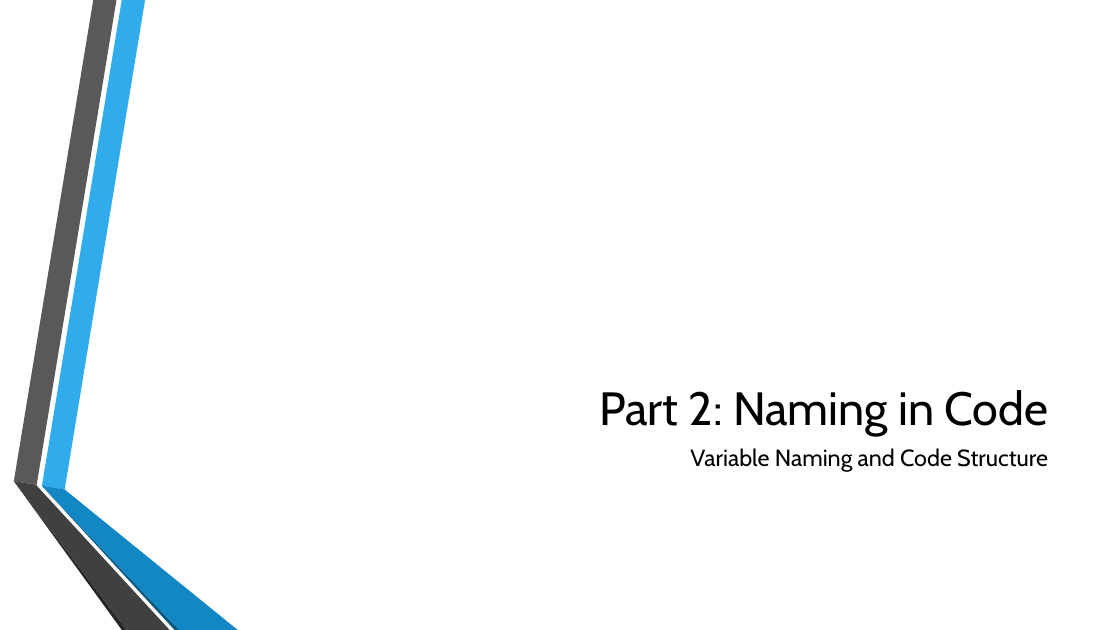
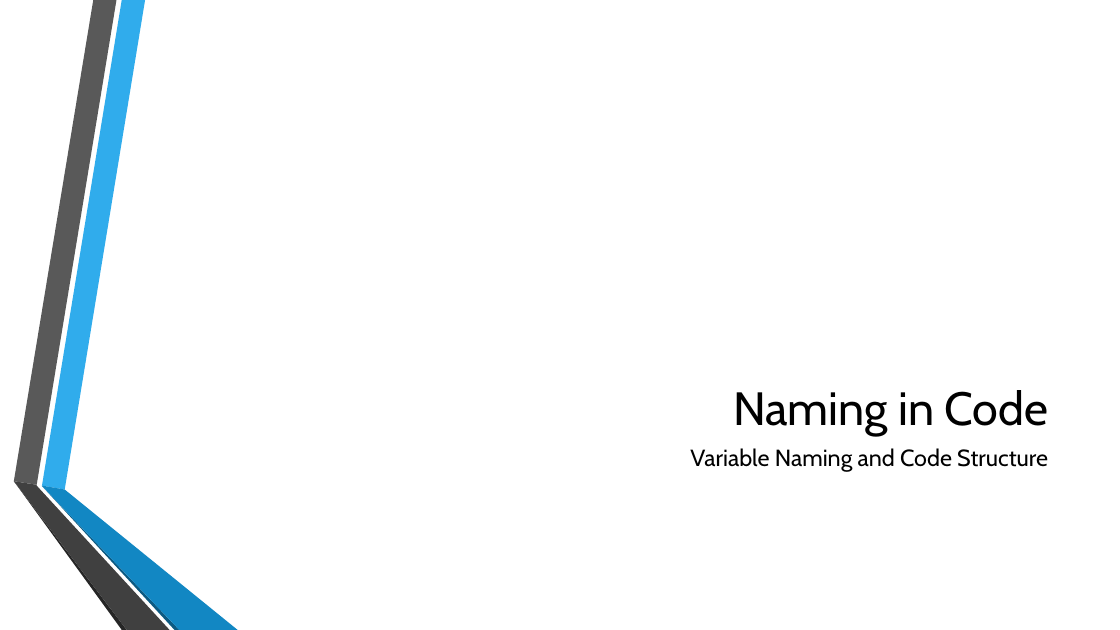
Before and after one commit to divalbanerjee/Programming, a slide deck: slide 8 of etc/organization.pptx. Drawn at 1120x630 pixels with LibreOffice and Linux fonts; fonts in the diff are those of the drawing; background and template pictures are left out. Boxes give left, top, right and bottom in pixels: in the first picture for what was removed or moved away, otherwise in the second. Text is boxed around its words. In the diff, an @@ line names an element or a change of style, - is before the commit and + after.

```diff
--- a/etc/organization.pptx
+++ b/etc/organization.pptx
@@ title at [733, 390, 1048, 436]: text changed @@
-Part 2: Naming in Code
+Naming in Code
```
Also in this commit, not shown: 3 other slides changed, 19 slides added, 1 slide removed.
